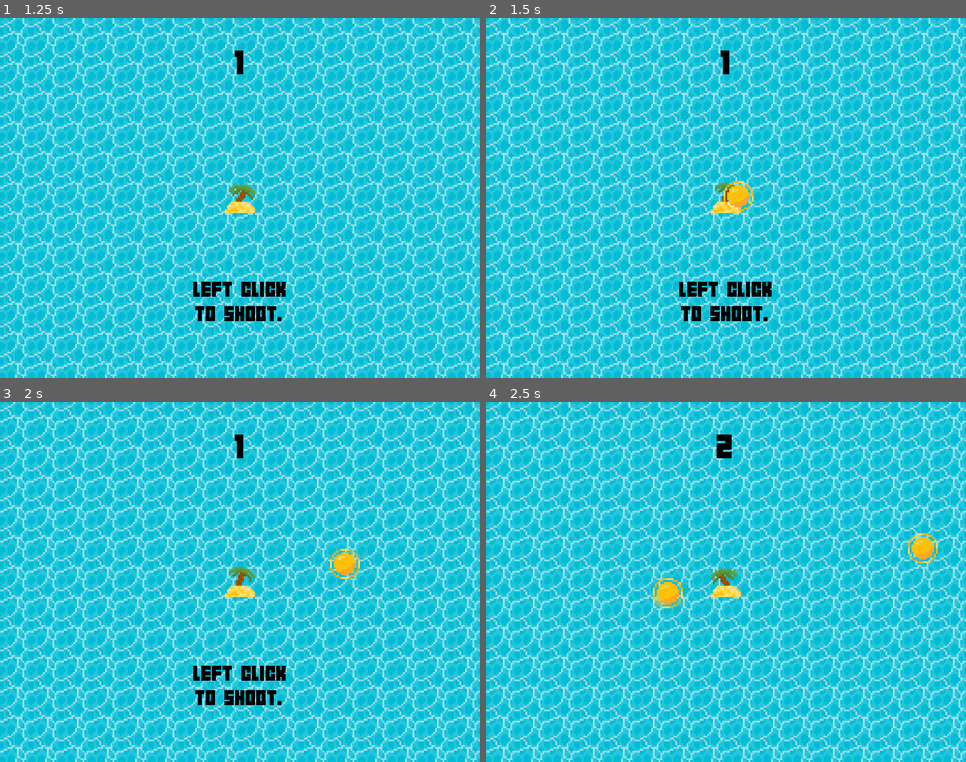
Above: before the commit, frames 1-4 (two rows, left to right).
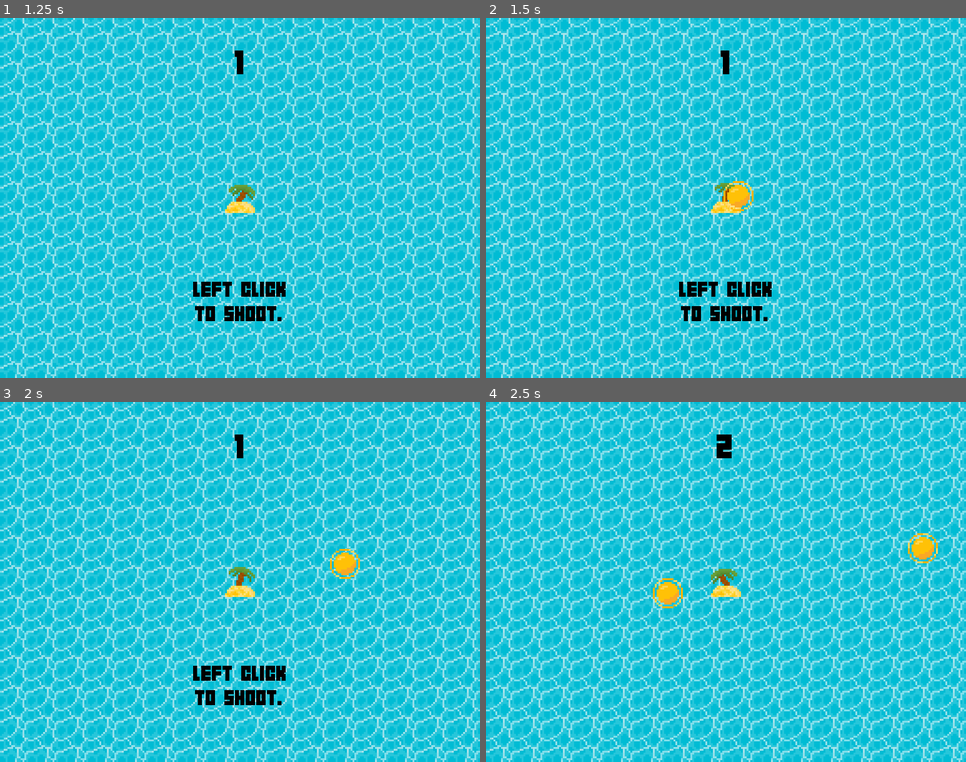
Above: after the commit, the same moments.

Repository: RealCyGuy/i-am-the-island
Game: Godot game, scene res://Menu/Menu.tscn
Same seed, same stepped clock (60 frames per second), same inputs: the game is played once before the commit and once after it.
Inputs (mouse positions are in pixels of both pictures, inside the frame that each line leads up to):
- Up to frame 1 (1.25 s): click "Play" at 0.5 s
- Up to frame 2 (1.5 s): tap Enter at 1.25 s; move the mouse to (831, 180) at 1.27 s; click (831, 180) at 1.42 s
- Up to frame 3 (2 s): no input
- Up to frame 4 (2.5 s): tap Enter at 2 s; move the mouse to (630, 600) at 2.02 s; click (630, 600) at 2.17 s

Frame 1 is identical in both runs. In frame 2, less than 0.1% of the frame differs, in the area x 49-56%, y 45-54%; in frame 3, less than 0.1%; in frame 4, 0.1%, in the area x 34-95%, y 36-58%.

Commit message:
Make bullet go in random direction if only one

Diff:
--- a/Bullet/Bullet.gd
+++ b/Bullet/Bullet.gd
@@ -32,3 +32,5 @@
 		var enemy = get_closest_enemy(area)
 		if enemy:
 			set_ball_direction((enemy.global_position - global_position).normalized())
+		else:
+			set_ball_direction(Vector2(rand_range(-1,1), rand_range(-1,1)).normalized())
--- a/Bullet/Bullet.tscn
+++ b/Bullet/Bullet.tscn
@@ -84,6 +84,7 @@
 
 [node name="AnimatedSprite" type="AnimatedSprite" parent="."]
 frames = SubResource( 13 )
+frame = 4
 playing = true
 
 [node name="BulletArea" type="Area2D" parent="."]
